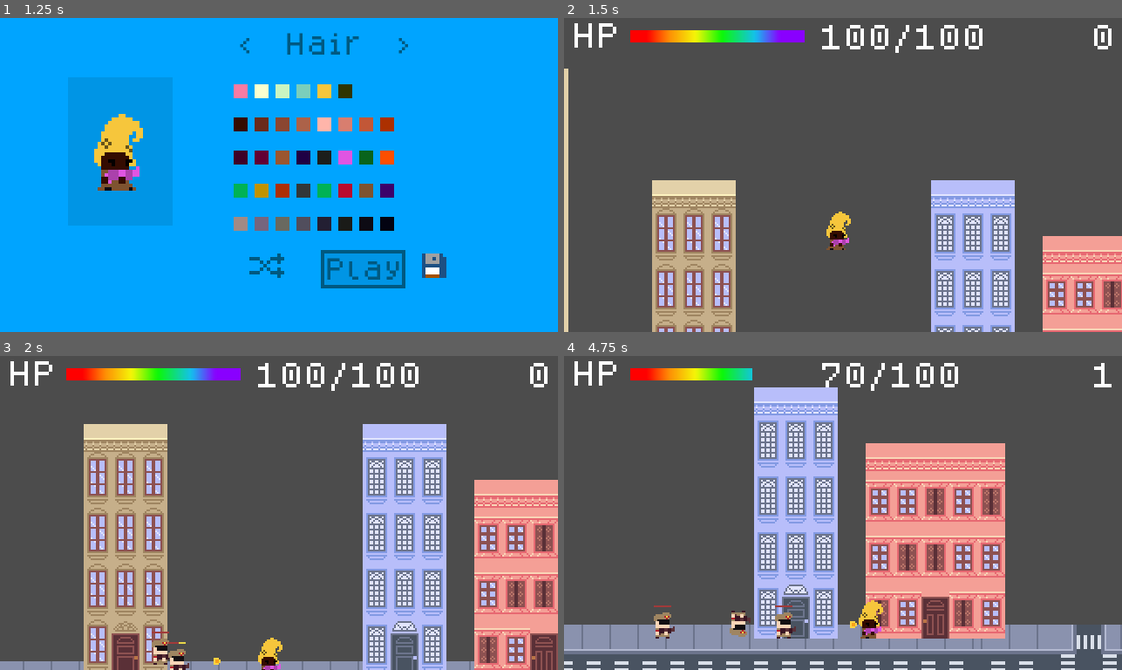
Above: before the commit, frames 1-4 (two rows, left to right).
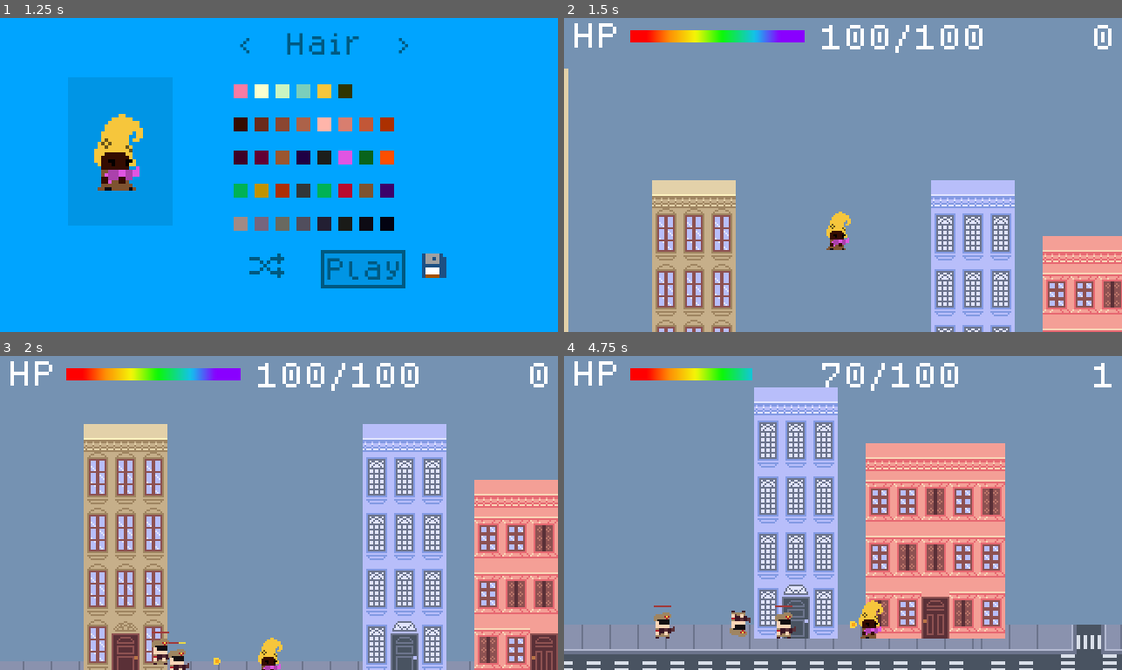
Above: after the commit, the same moments.

Repository: hamiltonromualdo/bring-ur-glam
Game: Godot game, scene res://src/UserInterface/TitleScreen.tscn
Same seed, same stepped clock (60 frames per second), same inputs: the game is played once before the commit and once after it.
Inputs (mouse positions are in pixels of both pictures, inside the frame that each line leads up to):
- Up to frame 1 (1.25 s): click "Play" at 0.5 s
- Up to frame 2 (1.5 s): click "Play" at 1.25 s
- Up to frame 3 (2 s): no input
- Up to frame 4 (4.75 s): move the mouse to (965, 497) at 2.02 s; hold Right (ui_right) 2.03-3.53 s; move the mouse to (731, 528) at 2.77 s; move the mouse to (898, 443) at 3.52 s; hold Left (ui_left) 3.53-4.28 s; move the mouse to (815, 575) at 4.27 s; hold Right (ui_right) from 4.28 s (still down)

Frame 1 is identical in both runs. In frame 2, 78% of the frame differs, in the area x 0-100%, y 0-100%; in frame 3, 63%; in frame 4, 58%.

Commit message:
Adding bg for cristo

Diff:
--- a/bring_ur_glam/src/Levels/Playground.tscn
+++ b/bring_ur_glam/src/Levels/Playground.tscn
@@ -1,7 +1,8 @@
-[gd_scene load_steps=9 format=2]
+[gd_scene load_steps=10 format=2]
 
 [ext_resource path="res://src/Levels/WalkingPath.gd" type="Script" id=1]
 [ext_resource path="res://src/Levels/Playground.gd" type="Script" id=2]
+[ext_resource path="res://assets/bg/cristo.png" type="Texture" id=3]
 [ext_resource path="res://src/Actors/Player.tscn" type="PackedScene" id=5]
 [ext_resource path="res://assets/bg.png" type="Texture" id=6]
 [ext_resource path="res://src/UserInterface/HUD.tscn" type="PackedScene" id=7]
@@ -17,7 +18,6 @@
 [node name="Sky" type="ParallaxBackground" parent="."]
 
 [node name="ParallaxLayer" type="ParallaxLayer" parent="Sky"]
-visible = false
 position = Vector2( -1360, -16 )
 motion_scale = Vector2( 0.5, 0.5 )
 motion_mirroring = Vector2( 2784, 2379 )
@@ -26,6 +26,19 @@
 position = Vector2( -736, -1760 )
 scale = Vector2( 3, 3 )
 texture = ExtResource( 6 )
+centered = false
+
+[node name="Sky2" type="ParallaxBackground" parent="."]
+
+[node name="ParallaxLayer" type="ParallaxLayer" parent="Sky2"]
+position = Vector2( -696, -144 )
+motion_scale = Vector2( 0.3, 0.3 )
+__meta__ = {
+"_edit_group_": true
+}
+
+[node name="Sprite" type="Sprite" parent="Sky2/ParallaxLayer"]
+texture = ExtResource( 3 )
 centered = false
 
 [node name="WalkingPath" type="TileMap" parent="."]
Binary file added: bring_ur_glam/assets/bg/cristo.aseprite
Binary file added: bring_ur_glam/assets/bg/cristo.png
Not shown, added: bring_ur_glam/assets/bg/cristo.png.import
